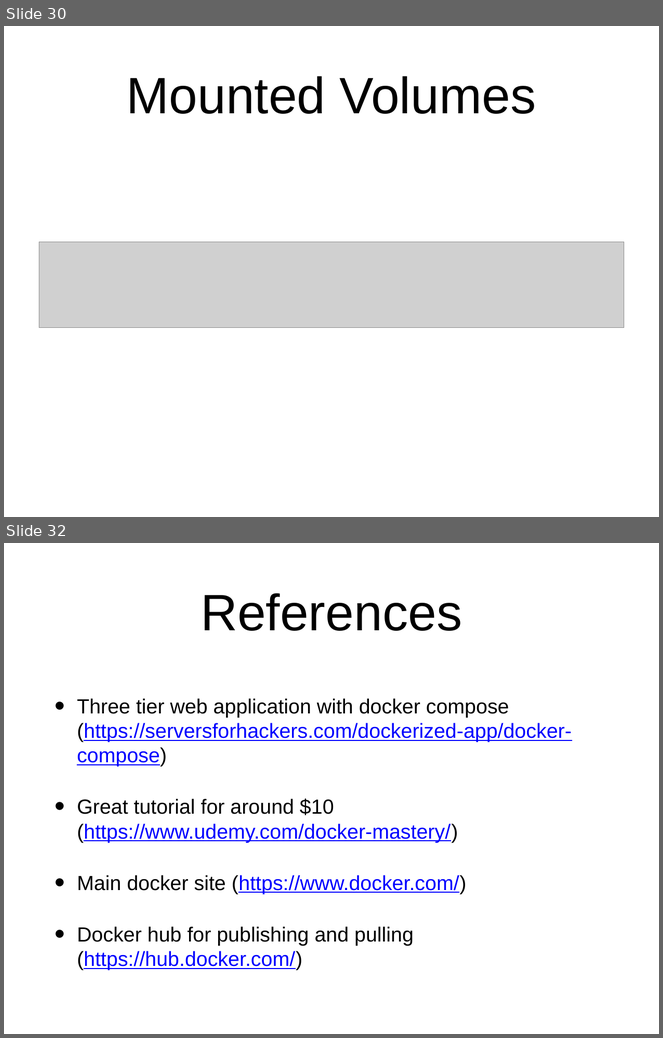
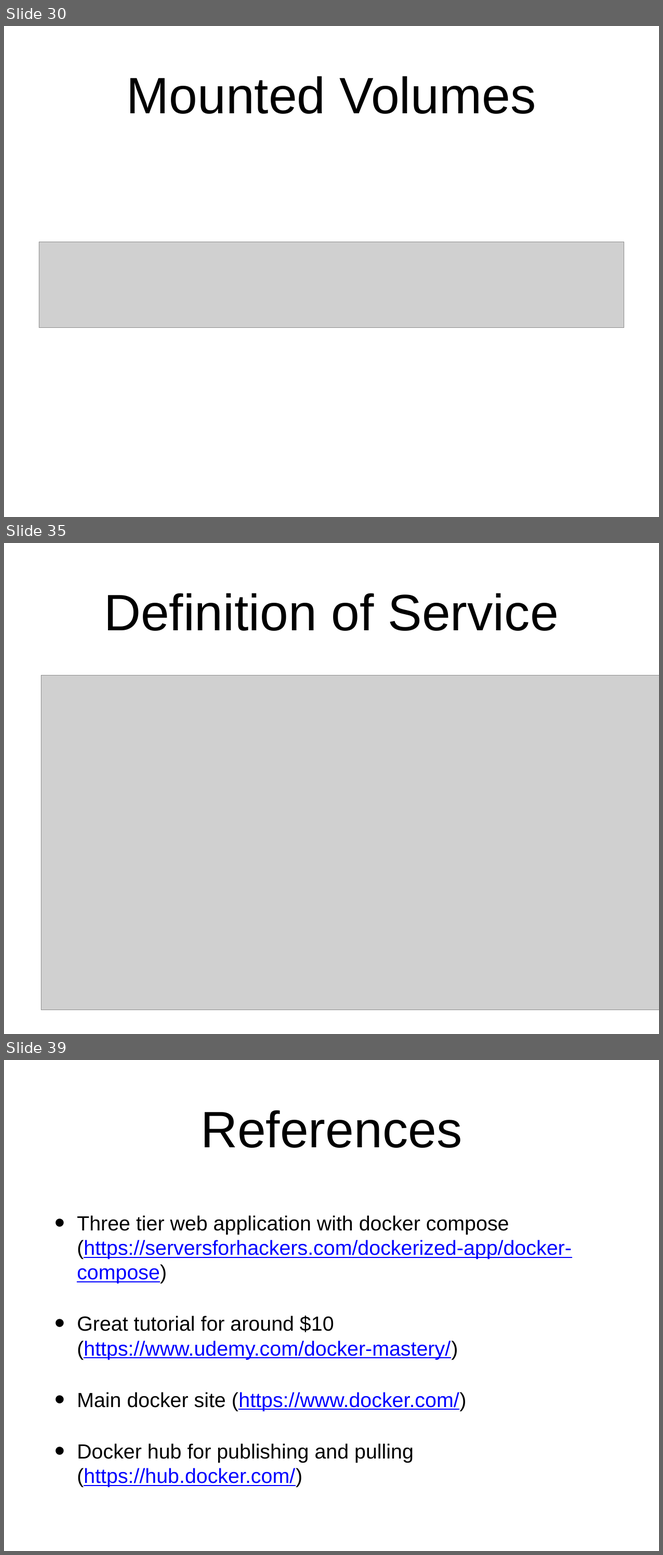
Before and after one commit to ASTApplicationWorkGroup/dockertutorial_part1, a slide deck: docker.pptx. Shown one above the other, each under a label of ours: slides 30 and 32 before the commit, slides 30, 35 and 39 after it; the slides between them are not shown. The pictures are 663x1038 and 663x1555 pixels, drawn with LibreOffice and Linux fonts; fonts in the diff are those of the drawing; grey boxes stand for pictures. Boxes give left, top, right and bottom in pixels: in the first picture for what was removed or moved away, otherwise in the second. Text is boxed around its words. In the diff, an @@ line names an element or a change of style, - is before the commit and + after.

```diff
--- a/docker.pptx
+++ b/docker.pptx
@@ slide 35 added at [4, 543, 659, 1034], background #FFFFFF @@
@@ title added at [104, 593, 559, 631], 80 pt, text #000000 @@
+Definition of Service
@@ picture added at [41, 675, 659, 1010] @@
@@ what was slide 32 is now slide 39 @@
```
Also in this commit, not shown: 11 slides changed, 6 other slides added.
